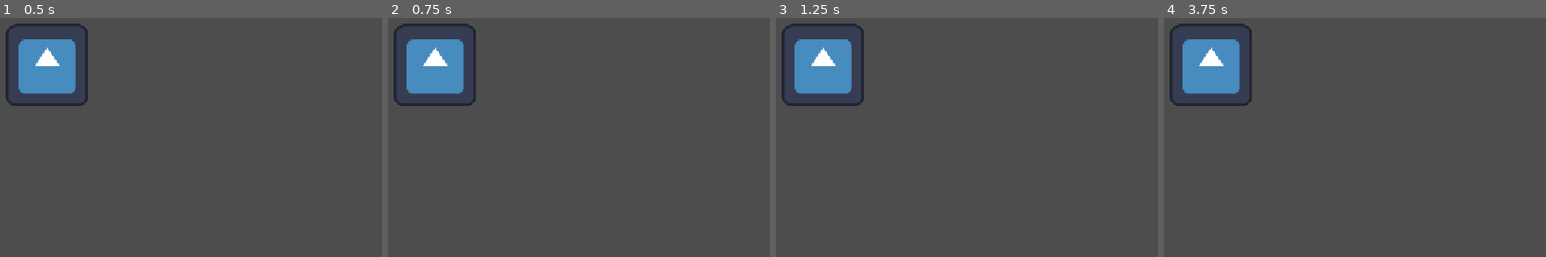
Above: before the commit, frames 1-4 (left to right).
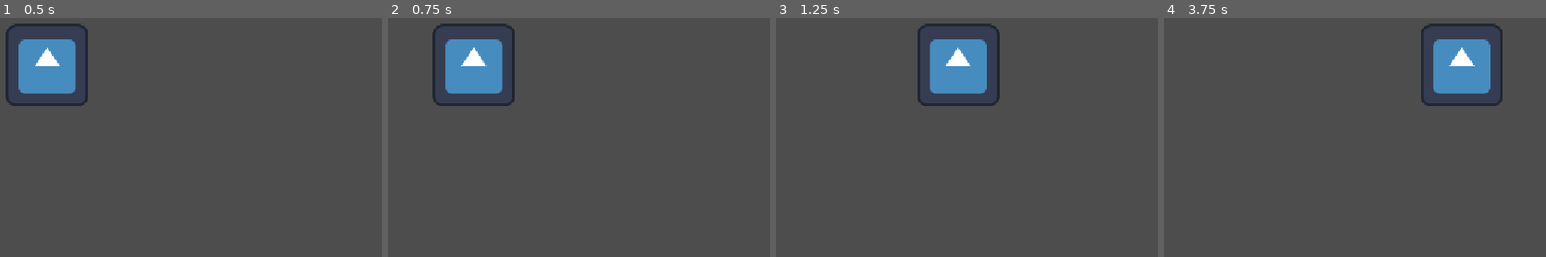
Above: after the commit, the same moments.

Repository: tszyana/SenselessChefs
Game: Godot game, scene res://scenes/main.tscn
Same seed, same stepped clock (60 frames per second), same inputs: the game is played once before the commit and once after it. This scene is started directly instead of the project's main scene. The engine's default icon, where the game draws it, is replaced by a stand-in: a white triangle on a blue panel in a dark square.
Inputs:
- Up to frame 1 (0.5 s): no input
- Up to frame 2 (0.75 s): tap Enter at 0.5 s; hold Right (right, bound only after the commit) from 0.53 s (still down)
- Up to frame 3 (1.25 s): keep holding Right (right, bound only after the commit)
- Up to frame 4 (3.75 s): release Right (right, bound only after the commit) at 1.28 s; hold S (down, bound only after the commit) 1.28-2.03 s; hold Right (right, bound only after the commit) 2.03-2.78 s; hold Up (up, bound only after the commit) 2.78-3.53 s; hold Left (left, bound only after the commit) from 3.53 s (still down)

Frame 1 is identical in both runs. In frame 2, 6.0% of the frame differs, in the area x 1-34%, y 2-37%; in frame 3, 9.0%, in the area x 1-59%, y 2-37%; in frame 4, 9.0%.

Commit message:
player move input problem fixed

Diff:
--- a/project.godot
+++ b/project.godot
@@ -24,6 +24,39 @@
 window/stretch/mode="canvas_items"
 window/stretch/aspect="expand"
 
+[input]
+
+left={
+"deadzone": 0.2,
+"events": [Object(InputEventKey,"resource_local_to_scene":false,"resource_name":"","device":-1,"window_id":0,"alt_pressed":false,"shift_pressed":false,"ctrl_pressed":false,"meta_pressed":false,"pressed":false,"keycode":0,"physical_keycode":4194319,"key_label":0,"unicode":0,"location":0,"echo":false,"script":null)
+, Object(InputEventKey,"resource_local_to_scene":false,"resource_name":"","device":-1,"window_id":0,"alt_pressed":false,"shift_pressed":false,"ctrl_pressed":false,"meta_pressed":false,"pressed":false,"keycode":0,"physical_keycode":65,"key_label":0,"unicode":97,"location":0,"echo":false,"script":null)
+]
+}
+right={
+"deadzone": 0.2,
+"events": [Object(InputEventKey,"resource_local_to_scene":false,"resource_name":"","device":-1,"window_id":0,"alt_pressed":false,"shift_pressed":false,"ctrl_pressed":false,"meta_pressed":false,"pressed":false,"keycode":0,"physical_keycode":4194321,"key_label":0,"unicode":0,"location":0,"echo":false,"script":null)
+, Object(InputEventKey,"resource_local_to_scene":false,"resource_name":"","device":-1,"window_id":0,"alt_pressed":false,"shift_pressed":false,"ctrl_pressed":false,"meta_pressed":false,"pressed":false,"keycode":0,"physical_keycode":68,"key_label":0,"unicode":100,"location":0,"echo":false,"script":null)
+]
+}
+up={
+"deadzone": 0.2,
+"events": [Object(InputEventKey,"resource_local_to_scene":false,"resource_name":"","device":-1,"window_id":0,"alt_pressed":false,"shift_pressed":false,"ctrl_pressed":false,"meta_pressed":false,"pressed":false,"keycode":0,"physical_keycode":4194320,"key_label":0,"unicode":0,"location":0,"echo":false,"script":null)
+, Object(InputEventKey,"resource_local_to_scene":false,"resource_name":"","device":-1,"window_id":0,"alt_pressed":false,"shift_pressed":false,"ctrl_pressed":false,"meta_pressed":false,"pressed":false,"keycode":0,"physical_keycode":87,"key_label":0,"unicode":119,"location":0,"echo":false,"script":null)
+]
+}
+down={
+"deadzone": 0.2,
+"events": [Object(InputEventKey,"resource_local_to_scene":false,"resource_name":"","device":-1,"window_id":0,"alt_pressed":false,"shift_pressed":false,"ctrl_pressed":false,"meta_pressed":false,"pressed":false,"keycode":0,"physical_keycode":83,"key_label":0,"unicode":115,"location":0,"echo":false,"script":null)
+, Object(InputEventKey,"resource_local_to_scene":false,"resource_name":"","device":-1,"window_id":0,"alt_pressed":false,"shift_pressed":false,"ctrl_pressed":false,"meta_pressed":false,"pressed":false,"keycode":0,"physical_keycode":4194322,"key_label":0,"unicode":0,"location":0,"echo":false,"script":null)
+]
+}
+interact={
+"deadzone": 0.2,
+"events": [Object(InputEventKey,"resource_local_to_scene":false,"resource_name":"","device":-1,"window_id":0,"alt_pressed":false,"shift_pressed":false,"ctrl_pressed":false,"meta_pressed":false,"pressed":false,"keycode":0,"physical_keycode":69,"key_label":0,"unicode":101,"location":0,"echo":false,"script":null)
+, Object(InputEventKey,"resource_local_to_scene":false,"resource_name":"","device":-1,"window_id":0,"alt_pressed":false,"shift_pressed":false,"ctrl_pressed":false,"meta_pressed":false,"pressed":false,"keycode":0,"physical_keycode":32,"key_label":0,"unicode":32,"location":0,"echo":false,"script":null)
+]
+}
+
 [physics]
 
 3d/physics_engine="Jolt Physics"
--- a/scripts/player.gd
+++ b/scripts/player.gd
@@ -20,9 +20,17 @@
 	update_sprite(direction)
 
 func update_sprite(dir: Vector2) -> void:
-	if dir.x != 0:
-		pass # sprite.flip_h = dir.x < 0 to flip sprite left/right
-	elif dir.y < 0:
-		pass # change sprite to up
-	elif dir.y > 0:
-		pass # change sprite
+	match state:
+		State.MOVE:
+			if dir.x != 0:
+				pass # sprite.flip_h = dir.x < 0 to flip sprite left/right
+			elif dir.y < 0:
+				pass # change sprite to up
+			elif dir.y > 0:
+				pass # change sprite
+		State.HOLD:
+			pass
+		State.CHOP:
+			pass
+		State.STIR:
+			pass
